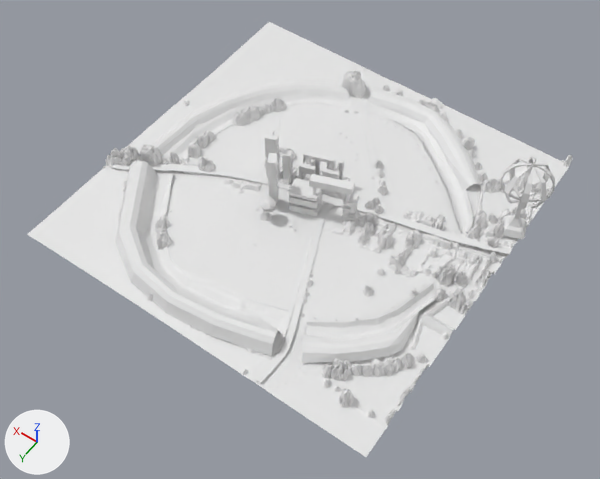
Before and after pictures for a commit that changed the Blender file cyber@avebury/Assets/Graphics/Map/Map.blend.
Rendered twice from a 50 mm lens placed at (-35.7, 56.3, 77.8), pointed at (-0.3, 6.7, 0.0). Arrows for +X, +Y and +Z are at lower left; the lights stay in place.

The first picture shows 'AveburyDSM_model', 'Ground', 'Nursery', 'Pub', 'Road North', 'Road West to East', 'Store'.
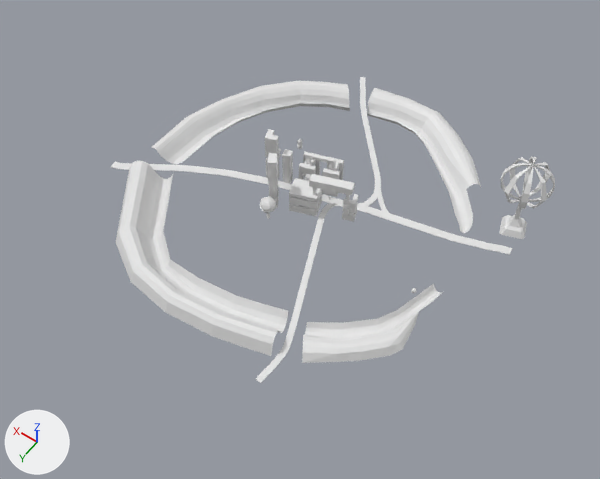
Pixel boxes (x1, y1, x2, y2) of what changed, in the pictures (600 x 479 px):
'AveburyDSM_model', hidden: before (27, 22, 572, 457)
'Obelisk', added: after (297, 139, 302, 149)

The change, as a list of edits to the scene's bpy script:
```text
Add me_cube_012:
    me_cube_012.from_pydata(...)  # 58 vertices, 79 faces; spans x -0.4..0.4, y -0.4..0.4, z -0.93..0.93
Change ob_aveburydsm_model:
    add ob_aveburydsm_model.hide_set(True)
Add ob_obelisk:
    ob_obelisk = bpy.data.objects.new('Obelisk', me_cube_012)
    ob_obelisk.location = (8.4, -5.4, 1.0)
```
